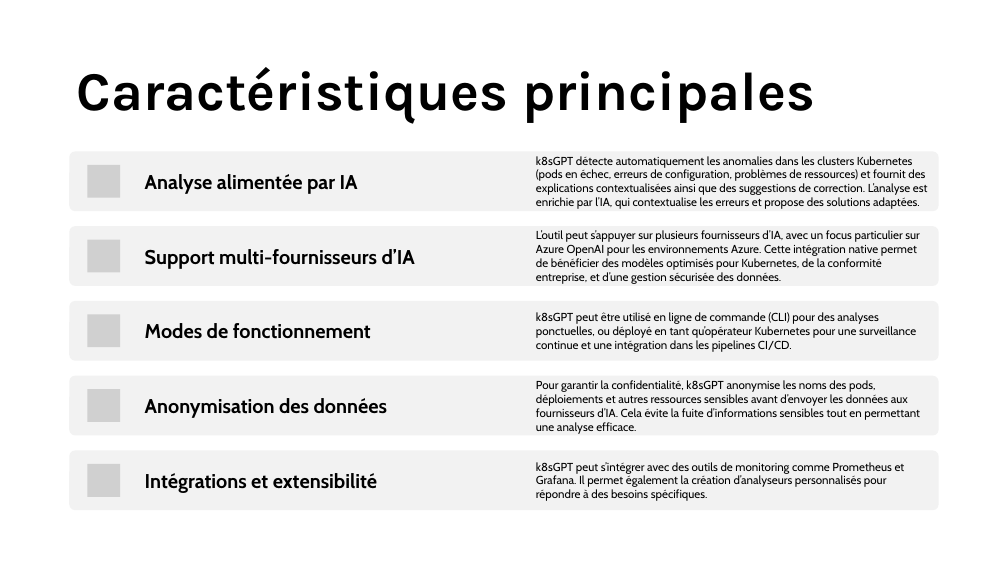
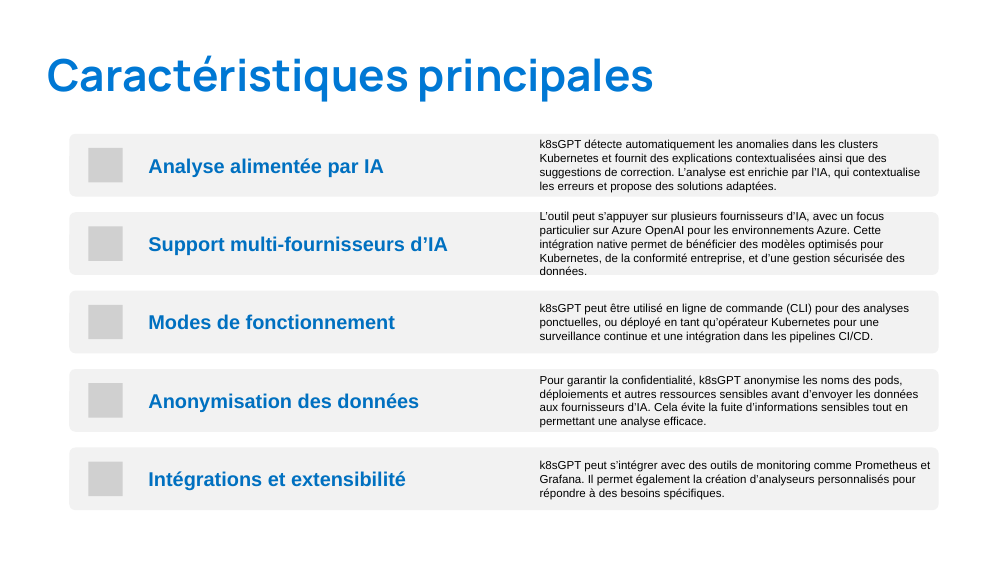
Before and after one commit to aloizeau/AzuRex-k8sGPT, a slide deck: slide 4 of powerpoint/AzuReX #27 - Simplifier la gestion de vos cluster K8S avec l'IA.pptx (slide 3 before the commit). Drawn at 1008x567 pixels with LibreOffice and Linux fonts; fonts in the diff are those of the drawing; grey boxes stand for pictures; background and template pictures are left out. Boxes give left, top, right and bottom in pixels: in the first picture for what was removed or moved away, otherwise in the second. Text is boxed around its words. In the diff, an @@ line names an element or a change of style, - is before the commit and + after.

```diff
--- a/powerpoint/AzuReX #27 - Simplifier la gestion de vos cluster K8S avec l'IA.pptx
+++ b/powerpoint/AzuReX #27 - Simplifier la gestion de vos cluster K8S avec l'IA.pptx
@@ text "Caractéristiques principales": place and size @@
-text "Caractéristiques principales" at [77,67,815,123]
+text "Caractéristiques principales" at [47,55,655,102]
@@ text "Caractéristiques principales" at [47,55,655,102]: size 52 to 42 pt, font Karla to Manrope, text colour #000000 to #0078D4; line spacing 0.9 to 1; vertical alignment middle to top @@
@@ rounded rectangle: place and size @@
-rounded rectangle at [70,151,939,211]
+rounded rectangle at [70,134,939,197]
@@ picture added at [88,148,123,183] @@
@@ font Cabin to Arial, text colour #000000 to #0070C0 in 5 elements at [148,471,406,491], [148,393,419,412], [148,314,395,330], [148,236,448,255], [148,158,384,177] @@
@@ 3 texts: place and size @@
-3 texts at [145,174,920,284]
+3 texts at [148,158,905,275]
@@ text at [540,140,920,193]: text changed; font Cabin to Arial @@
-k8sGPT détecte automatiquement les anomalies dans les clusters Kubernetes (pods en échec, erreurs de configuration, problèmes de ressources) et fournit des explications contextualisées ainsi que des suggestions de correction. L’analyse est enrichie par l’IA, qui contextualise les erreurs et propose des solutions adaptées.
+k8sGPT détecte automatiquement les anomalies dans les clusters Kubernetes et fournit des explications contextualisées ainsi que des suggestions de correction. L’analyse est enrichie par l’IA, qui contextualise les erreurs et propose des solutions adaptées.
@@ picture removed at [88,165,121,198] @@
@@ rounded rectangle: place and size @@
-rounded rectangle at [70,226,939,286]
+rounded rectangle at [70,212,939,275]
@@ picture added at [88,226,123,261] @@
@@ font Cabin to Arial in 4 elements at [540,460,931,500], [540,375,918,428], [540,303,909,343], [540,211,905,275] @@
@@ rounded rectangle: place and size @@
-rounded rectangle at [70,301,939,361]
+rounded rectangle at [70,290,939,353]
@@ text "Modes de fonctionnement": place and size @@
-text "Modes de fonctionnement" at [145,323,371,339]
+text "Modes de fonctionnement" at [148,314,395,330]
@@ text "k8sGPT peut être utilisé en ...": place and size @@
-text "k8sGPT peut être utilisé en ..." at [536,312,916,352]
+text "k8sGPT peut être utilisé en ..." at [540,303,909,343]
@@ picture: place and size @@
-picture at [88,240,121,273]
+picture at [88,305,123,340]
@@ picture removed at [88,315,121,348] @@
@@ rounded rectangle: place and size @@
-rounded rectangle at [70,376,939,436]
+rounded rectangle at [70,369,939,432]
@@ picture: place and size @@
-picture at [88,389,121,423]
+picture at [88,383,123,418]
```
Also in this commit, not shown: 4 other slides changed, 14 slides added, 7 slides removed.
